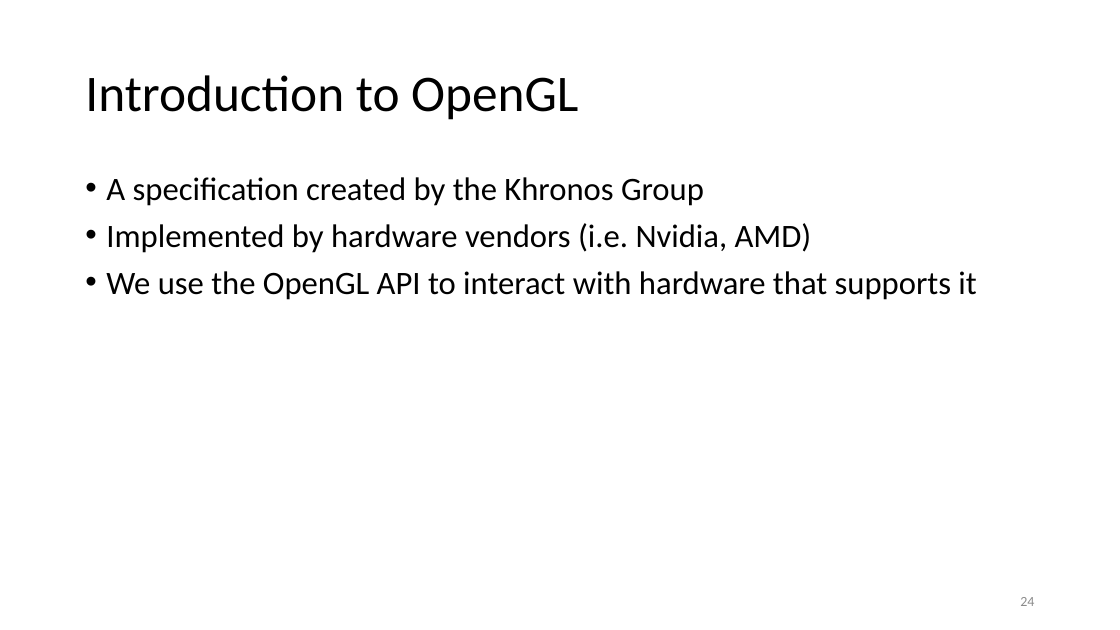
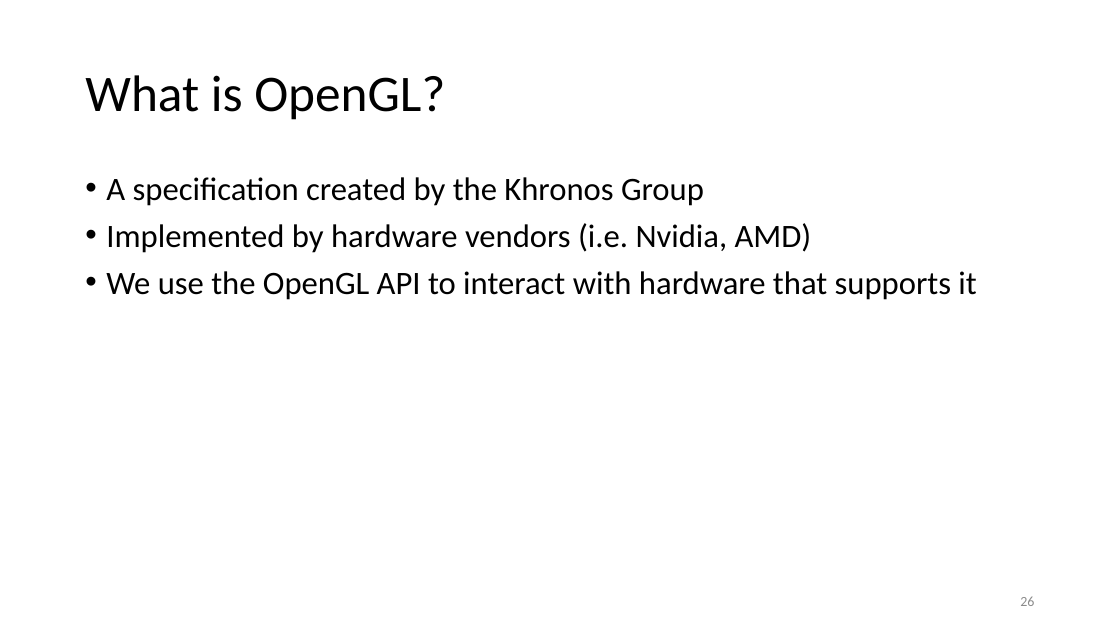
Before and after one commit to ShepherdJerred-homework/seminar-presentation, a slide deck: slide 26 of presentation.pptx (slide 24 before the commit). Drawn at 1120x630 pixels with LibreOffice and Linux fonts; fonts in the diff are those of the drawing. Boxes give left, top, right and bottom in pixels: in the first picture for what was removed or moved away, otherwise in the second. Text is boxed around its words. In the diff, an @@ line names an element or a change of style, - is before the commit and + after.

```diff
--- a/presentation.pptx
+++ b/presentation.pptx
@@ title at (85, 75, 445, 120): text changed @@
-Introduction to OpenGL
+What is OpenGL?
@@ page number at (1020, 597, 1034, 606): text changed @@
-24
+26
```
Also in this commit, not shown: 8 other slides changed, 3 slides added, 1 slide removed, 1 other file.
